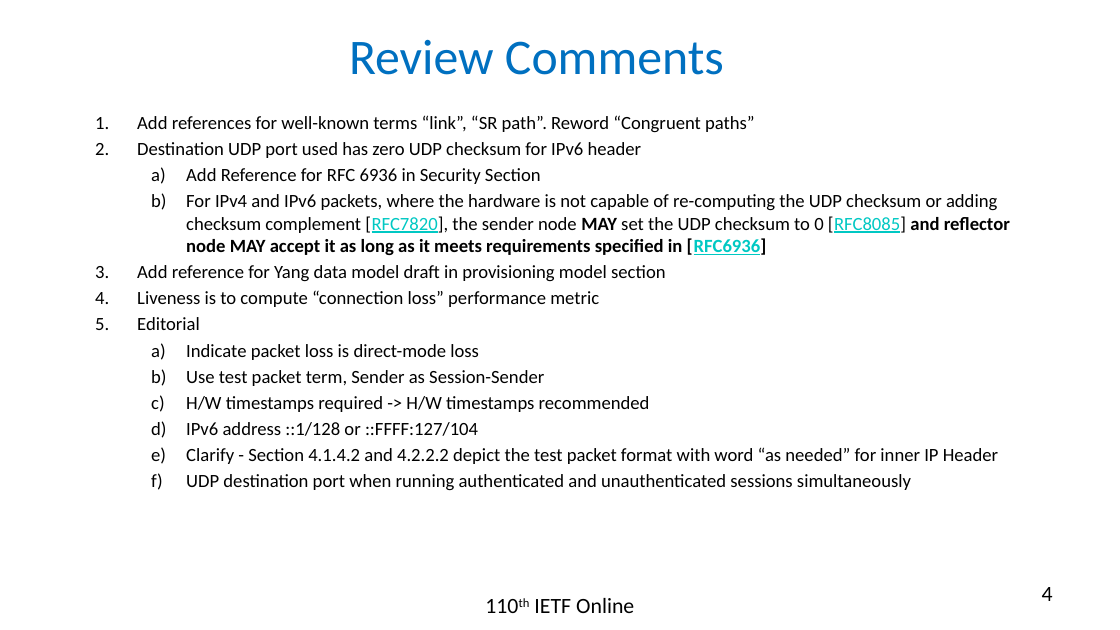
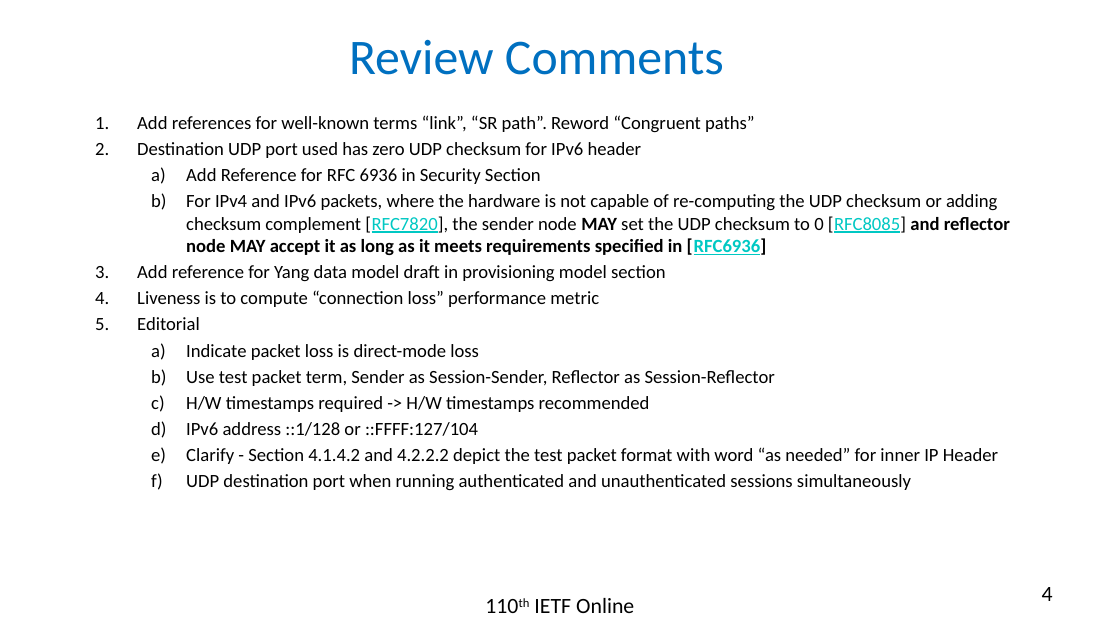
Before and after one commit to rakgandhi/ietf-slides, a slide deck: slide 4 of draft-gandhi-spring-stamp-srpm-04.pptx. Drawn at 1120x630 pixels with LibreOffice and Linux fonts; fonts in the diff are those of the drawing. Boxes give left, top, right and bottom in pixels: in the first picture for what was removed or moved away, otherwise in the second. Text is boxed around its words. In the diff, an @@ line names an element or a change of style, - is before the commit and + after.

```diff
--- a/draft-gandhi-spring-stamp-srpm-04.pptx
+++ b/draft-gandhi-spring-stamp-srpm-04.pptx
@@ text at [186,370,775,386]: text changed @@
-  b) Use test packet term, Sender as Session-Sender
+  b) Use test packet term, Sender as Session-Sender, Reflector as Session-Reflector
```
Also in this commit, not shown: 4 other slides changed, 2 other files.
